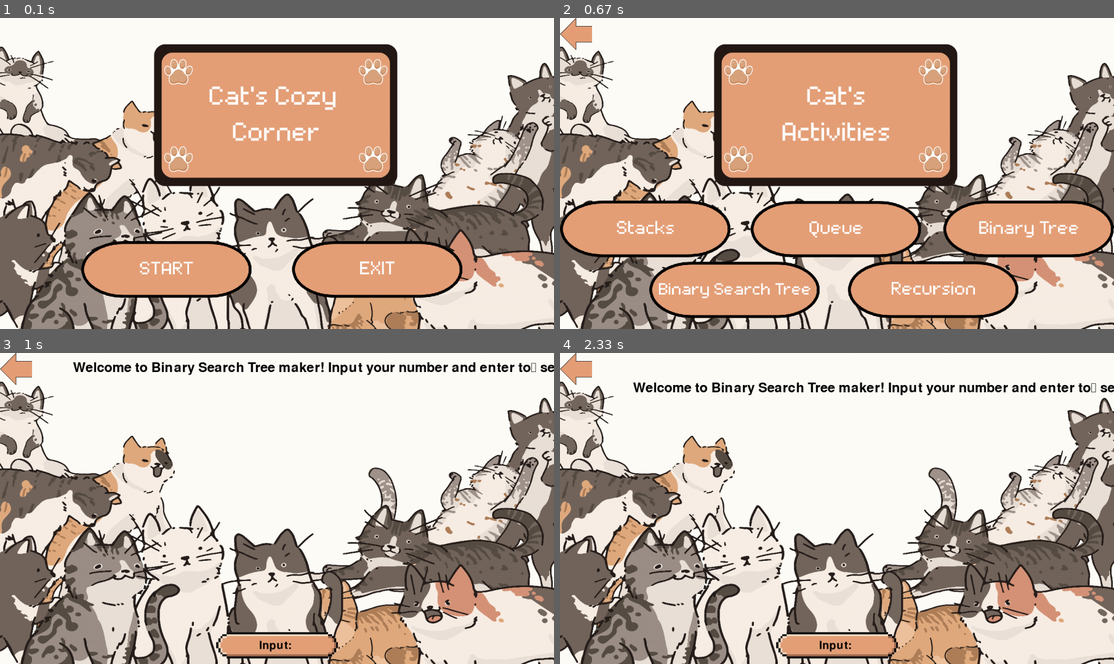
Above: before the commit, frames 1-4 (two rows, left to right).
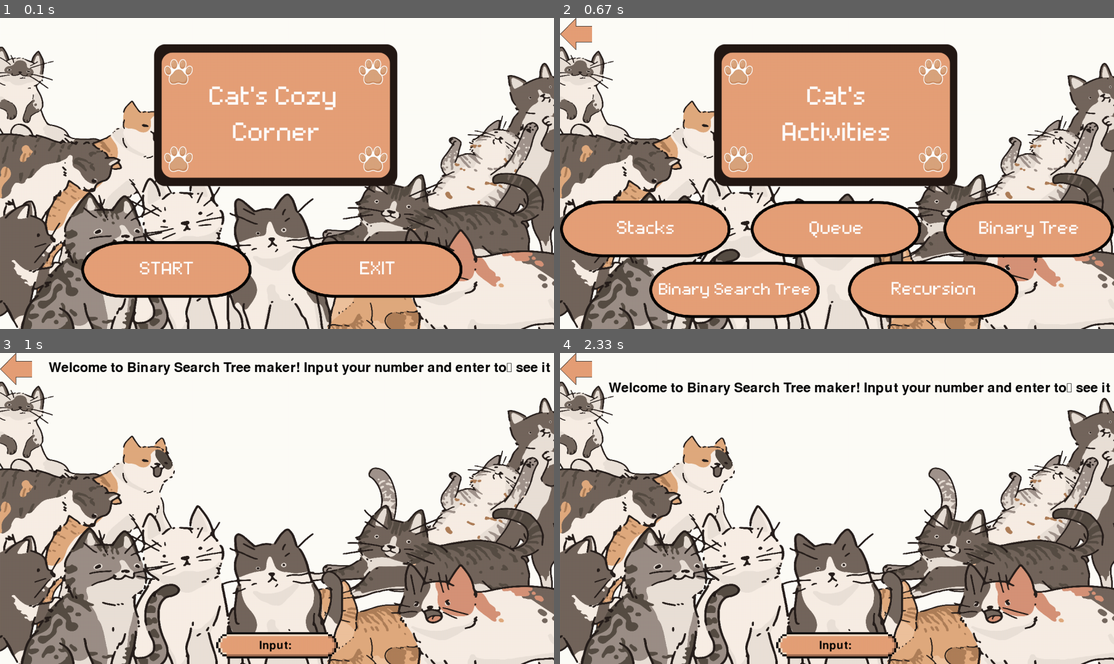
Above: after the commit, the same moments.

Repository: kok0krunch/data_structure_algortihm_simulation
Game: pygame game, started from pygame files/main.py
Two runs of this game, one before a commit and one after it. Both use one fixed random seed, a clock stepped at 60 frames per second and the inputs below.
Inputs (mouse positions are in pixels of both pictures, inside the frame that each line leads up to):
- Up to frame 1 (0.1 s): no input
- Up to frame 2 (0.67 s): click (726, 269) at 0.38 s
- Up to frame 3 (1 s): click (171, 623) at 0.72 s
- Up to frame 4 (2.33 s): type "ann" at 1 s; tap Enter at 1.33 s; hold Up from 2.1 s (still down)

Frames 1-2 are identical in both runs. In frame 3, 1.7% of the frame differs, in the area x 8-100%, y 2-8%; in frame 4, 1.7%.

Commit message:
Fixed: Moved the instructions a bit more to the left ot fill empty space after back button is sized down

Diff:
--- a/pygame files/bst_pygame.py
+++ b/pygame files/bst_pygame.py
@@ -90,7 +90,7 @@
         instruction_font = pygame.font.SysFont(None, 48)
         instruction = "Welcome to Binary Search Tree maker! Input your number and enter to\n see it in front of you. If your binary search tree is cut off screen, use your \n up, left, down, and right keys to maneuver the tree. "
         instruction_surface = instruction_font.render(instruction, True, (0,0,0))
-        x_margin=180
+        x_margin=120
         y_margin=20+tree_offset_y
         instruction_rect = instruction_surface.get_rect(topleft=(x_margin,y_margin))
         screen.blit(instruction_surface, instruction_rect)
